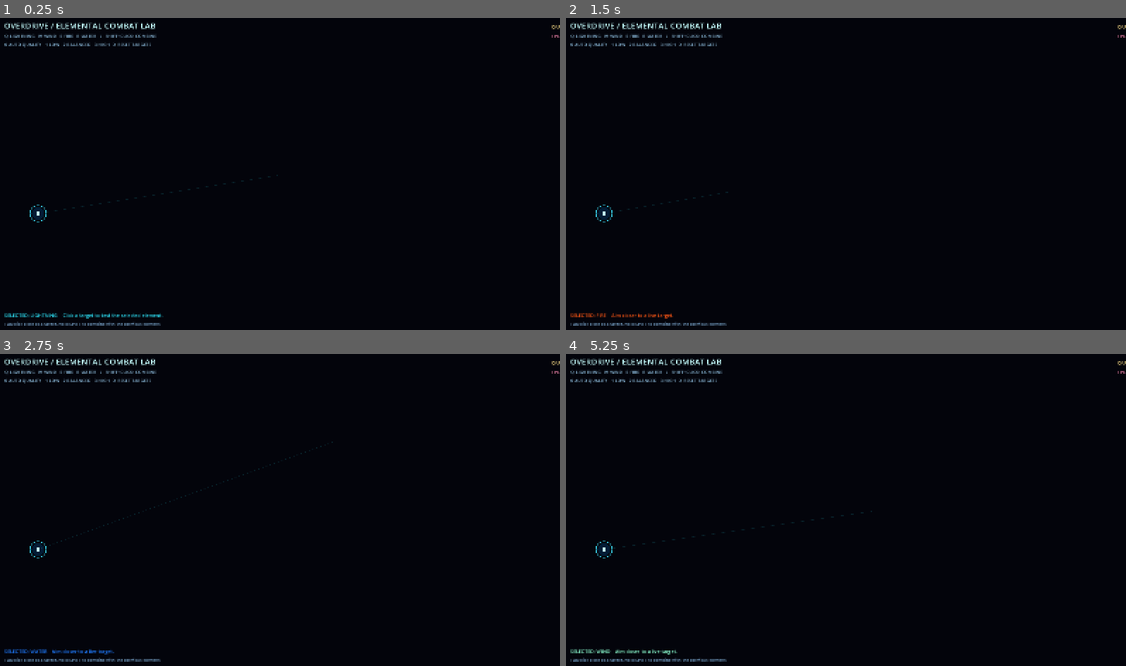
Above: before the commit, frames 1-4 (two rows, left to right).
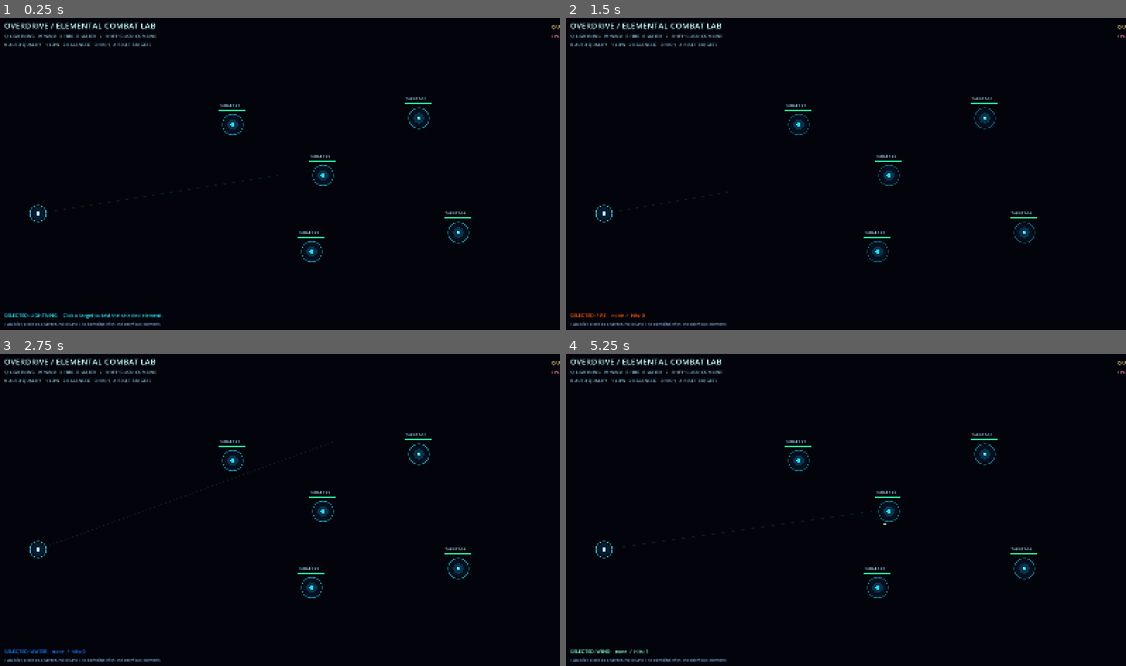
Above: after the commit, the same moments.

Repository: rifatsidik/elemental-overdrive
Game: Godot game, scene res://scenes/elemental_combat_lab.tscn
Same seed, same stepped clock (60 frames per second), same inputs: the game is played once before the commit and once after it. This scene is started directly instead of the project's main scene.
Inputs (mouse positions are in pixels of both pictures, inside the frame that each line leads up to):
- Up to frame 1 (0.25 s): no input
- Up to frame 2 (1.5 s): tap Enter at 0.5 s; move the mouse to (969, 158) at 0.52 s; hold D 0.53-1.28 s; tap Q at 0.6 s; click (969, 158) at 0.67 s; tap Space at 1.25 s; move the mouse to (728, 192) at 1.27 s; hold S from 1.28 s (still down); tap E at 1.35 s
- Up to frame 3 (2.75 s): tap Enter at 2 s; move the mouse to (336, 441) at 2.02 s; release S at 2.03 s; hold D from 2.03 s (still down); tap R at 2.1 s
- Up to frame 4 (5.25 s): tap Space at 2.75, 4.25 s; move the mouse to (818, 575) at 2.77 s; release D at 2.78 s; hold W 2.78-3.53 s; tap 0 at 2.85 s; click (818, 575) at 2.92 s; tap Enter at 3.5 s; move the mouse to (1014, 559) at 3.52 s; hold A 3.53-5.03 s; tap 1 at 3.6 s; move the mouse to (672, 463) at 4.27 s; tap 2 at 4.35 s; move the mouse to (874, 510) at 5.02 s; hold S from 5.03 s (still down); tap 3 at 5.1 s; click (874, 510) at 5.17 s

The runs differ from the first frame. In frame 1, 0.7% of the frame differs, in the area x 39-85%, y 25-79%; in frame 2, 0.8%; in frame 3, 0.8%, in the area x 9-85%, y 25-97%; in frame 4, 0.8%.
Error before the commit: Parse Error: Expression is of type "OverdriveCombatant" so it can't be of type "RigidBody2D". (res://scripts/combat/combatant.gd:66)

Commit message:
Harden combat target and physics contracts
Fix physics body forwarding and explicit chain caps.

Diff:
--- a/scripts/combat/ability_executor.gd
+++ b/scripts/combat/ability_executor.gd
@@ -100,6 +100,7 @@
 	var damage_multiplier := float(definition.get("damage_scale"))
 	var impulse_multiplier := float(definition.get("impulse_scale"))
 	var is_chain: bool = bool(ability.get("chain", false))
+	var has_explicit_target_cap: bool = ability.has("max_targets")
 	var max_targets := maxi(1, int(ability.get("max_targets", definition.get("max_chain_targets") if is_chain else 1)))
 	var reaction: Dictionary = _interaction_resolver.resolve(element_id, &"")
 
@@ -114,7 +115,8 @@
 				status_id = reaction_status
 				status_duration = maxf(status_duration, float(reaction.get("status_duration", 0.0)))
 			if is_chain:
-				max_targets = clampi(int(reaction.get("max_chain_targets", max_targets)), 1, 32)
+				var reaction_budget := clampi(int(reaction.get("max_chain_targets", max_targets)), 1, 32)
+				max_targets = mini(max_targets, reaction_budget) if has_explicit_target_cap else reaction_budget
 
 	var requested_targets: Array = context.get("target_ids", [])
 	var resolved_targets: Array = []
--- a/scripts/combat/combatant.gd
+++ b/scripts/combat/combatant.gd
@@ -11,7 +11,9 @@
 @export var combatant_id: StringName = &""
 @export_range(1.0, 100000.0, 1.0) var max_health: float = 100.0
 @export var destroy_on_defeat: bool = false
+@export var physics_body_path: NodePath
 
+var physics_body: Node2D
 var current_health: float = -1.0
 var is_defeated: bool = false
 var status_controller: OverdriveStatusController
@@ -23,10 +25,21 @@
 		current_health = clampf(current_health, 0.0, max_health)
 	if combatant_id == &"":
 		combatant_id = StringName("combatant_%d" % get_instance_id())
+	_resolve_physics_body()
 	status_controller = STATUS_CONTROLLER_SCRIPT.new()
 	status_controller.name = "StatusController"
 	status_controller.host = self
 	add_child(status_controller)
+
+func _resolve_physics_body() -> void:
+	physics_body = self
+	var candidate: Node = null
+	if not physics_body_path.is_empty():
+		candidate = get_node_or_null(physics_body_path)
+	elif get_parent() is RigidBody2D or get_parent() is CharacterBody2D:
+		candidate = get_parent()
+	if candidate is RigidBody2D or candidate is CharacterBody2D:
+		physics_body = candidate as Node2D
 
 func apply_damage(amount: float, source_element: StringName = &"") -> float:
 	if is_defeated or amount <= 0.0:
@@ -63,10 +76,10 @@
 	if is_defeated or magnitude <= 0.0 or direction.is_zero_approx():
 		return Vector2.ZERO
 	var impulse := direction.normalized() * magnitude
-	if self is RigidBody2D:
-		(self as RigidBody2D).apply_central_impulse(impulse)
-	elif self is CharacterBody2D:
-		(self as CharacterBody2D).velocity += impulse
+	if is_instance_valid(physics_body) and physics_body is RigidBody2D:
+		(physics_body as RigidBody2D).apply_central_impulse(impulse)
+	elif is_instance_valid(physics_body) and physics_body is CharacterBody2D:
+		(physics_body as CharacterBody2D).velocity += impulse
 	impulse_received.emit(impulse)
 	return impulse
 
--- a/scripts/combat/world_adapter.gd
+++ b/scripts/combat/world_adapter.gd
@@ -49,6 +49,8 @@
 		var element_id := StringName(ability.get("element_id", &""))
 		var secondary_id := StringName(resolved_context.get("secondary_element_id", &""))
 		var chain_limit := executor.get_chain_budget(element_id, secondary_id, resolved_context)
+		if ability.has("max_targets"):
+			chain_limit = mini(chain_limit, maxi(1, int(ability.get("max_targets", 1))))
 		var chain_origin := origin
 		if not targets.is_empty() and is_instance_valid(targets[0]) and targets[0] is Node2D:
 			chain_origin = (targets[0] as Node2D).global_position
--- a/scripts/visuals/element_vfx_router.gd
+++ b/scripts/visuals/element_vfx_router.gd
@@ -35,7 +35,7 @@
 	for hit in hits:
 		if get_child_count() >= max_active_effects:
 			break
-		if not hit is Dictionary or not hit.get("position") is Vector2:
+		if not (hit is Dictionary) or not (hit.get("position") is Vector2):
 			continue
 		var origin: Vector2 = hit["position"]
 		var effect_element := element_id
--- a/tests/elemental_combat_smoke_test.gd
+++ b/tests/elemental_combat_smoke_test.gd
@@ -34,6 +34,11 @@
 	assert(bool(result.get("accepted", false)))
 	assert(is_finite(float(result.get("damage", -1.0))))
 	assert(result.get("target_ids", []).size() == 4)
+	var capped_ability: Dictionary = ability.duplicate(true)
+	capped_ability["ability_id"] = &"test_arc_capped"
+	capped_ability["max_targets"] = 2
+	var capped_result: Dictionary = executor.execute_ability(capped_ability, {"target_ids": ["a", "b", "c", "d"]})
+	assert(capped_result.get("target_ids", []).size() == 2)
 
 	var cooldown_result: Dictionary = executor.execute_ability(ability, {"caster_id": &"test_caster"})
 	assert(not bool(cooldown_result.get("accepted", true)))
Not shown, changed: docs/ELEMENTAL_COMBAT_CONTRACT.md
